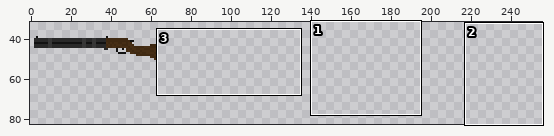
Sprite sheet: sprites/shotgun.png. Above, an overview of the earlier version with the close-up marked.
Close-up. As it was:
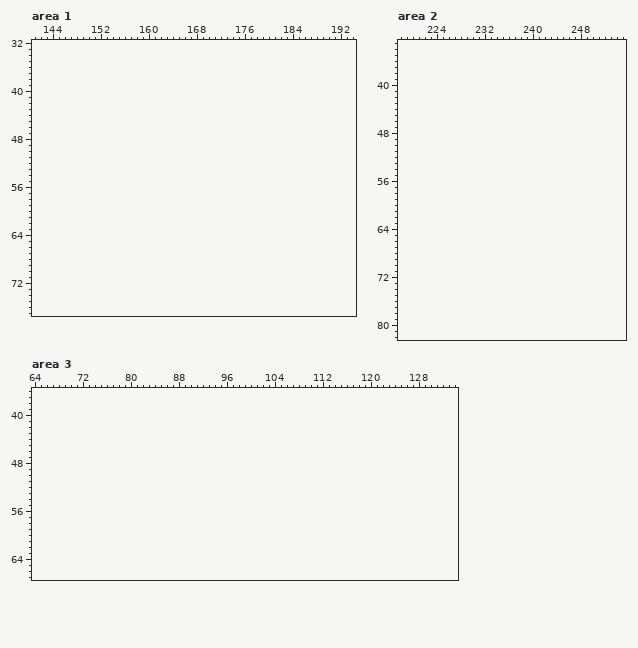
The file is 62x12 pixels. Colours within 5 levels of each other are drawn and written as one. Shown: area 1: x 141..194, y 32..77; area 2: x 218..255, y 33..82; area 3: x 64..134, y 36..67. The old version is drawn lined up with the new one, on the new canvas. The wide view leaves out empty margins.
Palette (. is transparent): 
Pixels before, area 1 (only the part around the change), first column x 141:
32 ......................................................
33 ......................................................
34 ......................................................
35 ......................................................
36 ......................................................
37 ......................................................
38 ......................................................
39 ......................................................
40 ......................................................
41 ......................................................
42 ......................................................
43 ......................................................
44 ......................................................
45 ......................................................
46 ......................................................
47 ......................................................
48 ......................................................
49 ......................................................
50 ......................................................
51 ......................................................
52 ......................................................
53 ......................................................
54 ......................................................
55 ......................................................
56 ......................................................
57 ......................................................
58 ......................................................
59 ......................................................
60 ......................................................
61 ......................................................
62 ......................................................
63 ......................................................
64 ......................................................
65 ......................................................
66 ......................................................
67 ......................................................
68 ......................................................
69 ......................................................
70 ......................................................
71 ......................................................
72 ......................................................
73 ......................................................
74 ......................................................
75 ......................................................
76 ......................................................
77 ......................................................
Once edited:
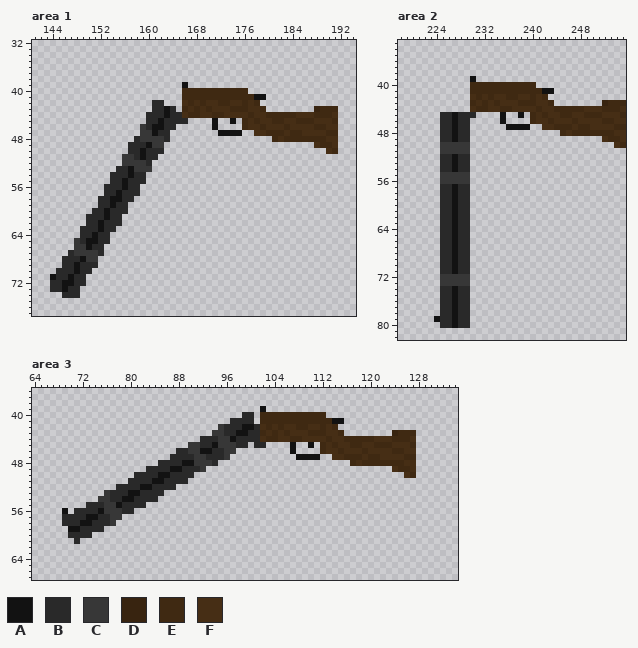
Colours new in this view: A #121212  B #292929  C #373737  D #382410  E #3f2912  F #462e15
Changes in this commit:
canvas 62x12 -> 256x83, the old top-left corner now at 2,39
Changed rows in their new state; - is an unchanged pixel.
Area 1:
first column x 144:
39 ----------------------A-------------------------
40 ----------------------EEEEEEEEEEE---------------
41 ----------------------EEEEEEEEEEEEAA------------
42 -----------------BB---FEFEFFEEFFEFE-------------
43 -----------------BBAB-EFEFEFFFEEEFFE--------DEEE
44 ----------------BBBABBFEEFFEEFFFFEFFEEEEEFFFEEEF
45 ----------------BBABBBB----A--A-EFEFFEEFFEEEFFFE
46 ---------------CBAABB------A----EFFEFFFEFFFFEEFF
47 ---------------CCABB--------AAAA--FFEEEFEEFFFFEE
48 --------------BCCCCB-----------------EFEEEEEEEFF
49 -------------BBBACC-------------------------FEEF
50 -------------BBABBB---------------------------FE
51 ------------CCBABB------------------------------
52 ------------CCCCB-------------------------------
53 -----------BBACCC-------------------------------
54 ----------BBBABB--------------------------------
55 ----------BBABBB--------------------------------
56 ---------BBBABB---------------------------------
57 ---------BBABBB---------------------------------
58 --------BBAABB----------------------------------
59 --------BBABB-----------------------------------
60 -------BBABBB-----------------------------------
61 ------BBBABB------------------------------------
62 ------BBABBB------------------------------------
63 -----BBBABB-------------------------------------
64 -----BBABB--------------------------------------
65 ----CBAABB--------------------------------------
66 ----CCABB---------------------------------------
67 ---BCCCCB---------------------------------------
68 --BBBACC----------------------------------------
69 --BBABBB----------------------------------------
70 -BBBABB-----------------------------------------
71 ABBABB------------------------------------------
72 BBAABB------------------------------------------
73 BBABB-------------------------------------------
74 --BBB-------------------------------------------
Area 2:
first column x 224:
39 ------A-------------------------
40 ------EEEEEEEEEEE---------------
41 ------EEEEEEEEEEEEAA------------
42 ------FEFEFFEEFFEFE-------------
43 ------EFEFEFFFEEEFFE--------DEEE
44 ------FEEFFEEFFFFEFFEEEEEFFFEEEF
45 -BBABBB----A--A-EFEFFEEFFEEEFFFE
46 -BBABB-----A----EFFEFFFEFFFFEEFF
47 -BBABB------AAAA--FFEEEFEEFFFFEE
48 -BBABB---------------EFEEEEEEEFF
49 -BBABB----------------------FEEF
50 -CCCCC------------------------FE
51 -CCCCC--------------------------
52 -BBABB--------------------------
53 -BBABB--------------------------
54 -BBABB--------------------------
55 -CCCCC--------------------------
56 -CCCCC--------------------------
57 -BBABB--------------------------
58 -BBABB--------------------------
59 -BBABB--------------------------
60 -BBABB--------------------------
61 -BBABB--------------------------
62 -BBABB--------------------------
63 -BBABB--------------------------
64 -BBABB--------------------------
65 -BBABB--------------------------
66 -BBABB--------------------------
67 -BBABB--------------------------
68 -BBABB--------------------------
69 -BBABB--------------------------
70 -BBABB--------------------------
71 -BBABB--------------------------
72 -CCCCC--------------------------
73 -CCCCC--------------------------
74 -BBABB--------------------------
75 -BBABB--------------------------
76 -BBABB--------------------------
77 -BBABB--------------------------
78 -BBABB--------------------------
79 ABBABB--------------------------
80 -BBABB--------------------------
Area 3:
first column x 69:
39 ---------------------------------A-------------------------
40 ------------------------------BB-EEEEEEEEEEE---------------
41 ----------------------------BBBB-EEEEEEEEEEEEAA------------
42 --------------------------CBBBAABFEFEFFEEFFEFE-------------
43 -------------------------CCBBAABBEFEFEFFFEEEFFE--------DEEE
44 -----------------------BBBCCABBBBFEEFFEEFFFFEFFEEEEEFFFEEEF
45 ---------------------CCBBACCCBB-BB----A--A-EFEFFEEFFEEEFFFE
46 -------------------BBCCAABBCC---------A----EFFEFFFEFFFFEEFF
47 ------------------BBBBCCBBBC-----------AAAA--FFEEEFEEFFFFEE
48 ----------------BBBBAACCCB----------------------EFEEEEEEEFF
49 --------------BBBBAABBBC-------------------------------FEEF
50 ------------BBBBAABBBB-----------------------------------FE
51 -----------BBBBAABBBB--------------------------------------
52 ---------BBBBAABBBB----------------------------------------
53 -------CBBBAABBBB------------------------------------------
54 ------CCBBAABBBB-------------------------------------------
55 ----BBBCCABBBB---------------------------------------------
56 A-BBBBACCCBB-----------------------------------------------
57 BBBBAABBCC-------------------------------------------------
58 BBBAABBBC--------------------------------------------------
59 -AABBBB----------------------------------------------------
60 -BBBB------------------------------------------------------
61 --B--------------------------------------------------------
Boxes around the changes in both close-ups, in picture pixels (x1, y1, x2, y2):
added: (50, 82, 338, 298)
added: (434, 76, 626, 328)
added: (62, 406, 416, 544)
